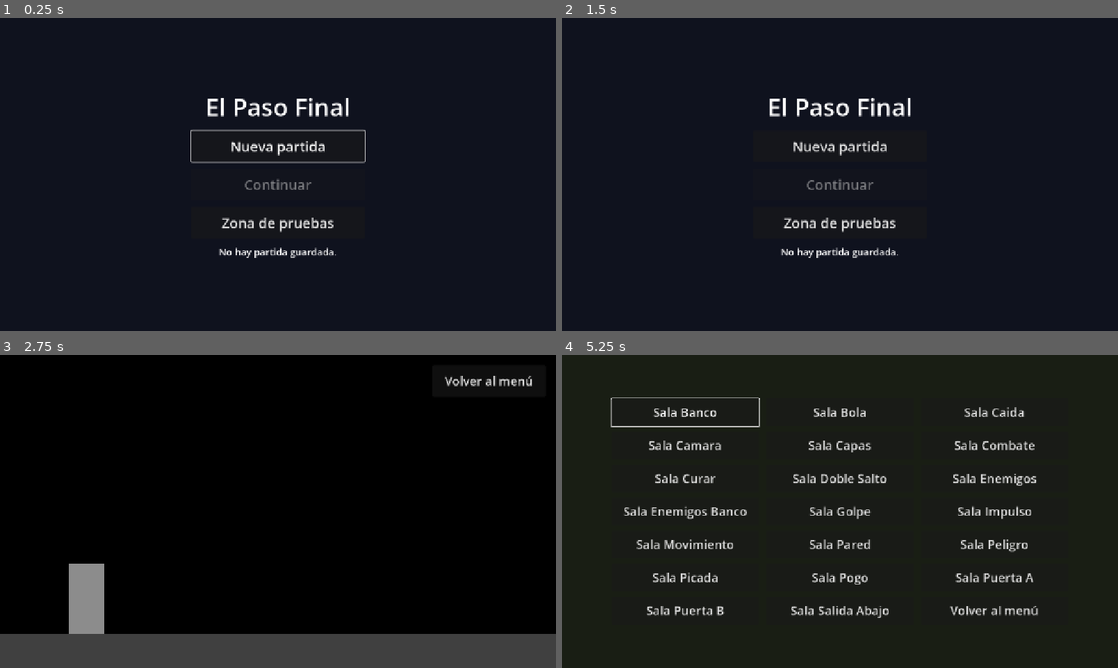
Above: before the commit, frames 1-4 (two rows, left to right).
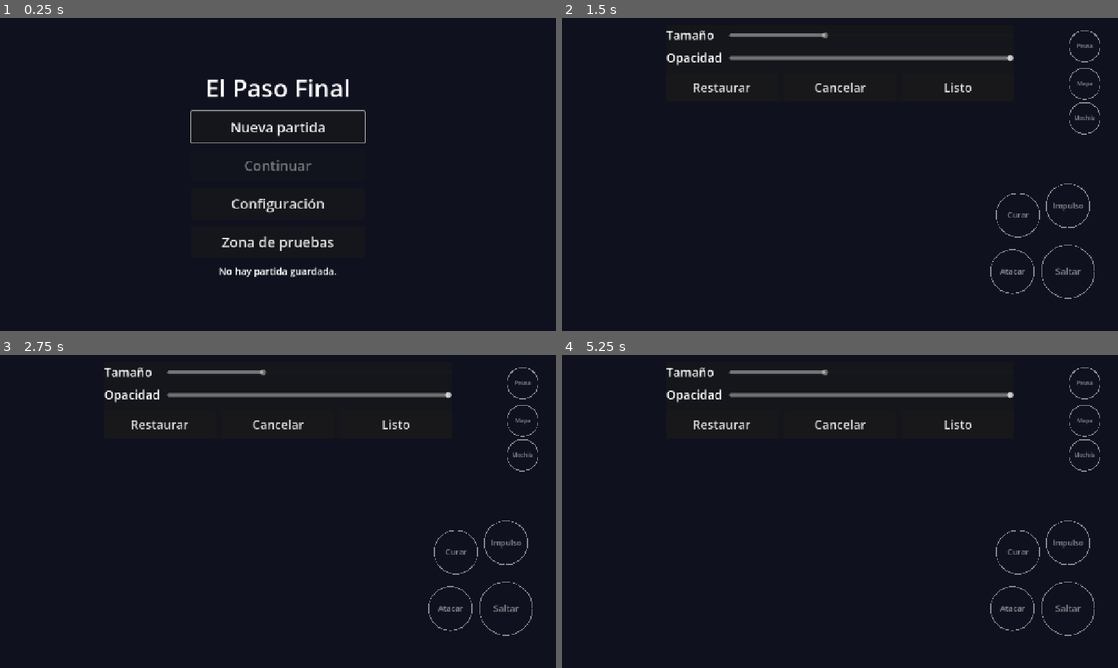
Above: after the commit, the same moments.

Repository: TheMike54/el-paso-final
Game: Godot game, scene res://nucleo/menu.tscn
The game is run twice, just before and just after one commit, with the same random seed, the same clock (stepped at 60 frames per second) and the same inputs.
Inputs (mouse positions are in pixels of both pictures, inside the frame that each line leads up to):
- Up to frame 1 (0.25 s): no input
- Up to frame 2 (1.5 s): click (840, 202) at 0.5 s, where only the run after the commit has a clickable "Configuración"; click (840, 174) at 1.25 s, where only the run after the commit has a clickable "Controles"
- Up to frame 3 (2.75 s): click (278, 483) at 2 s, where only the run before the commit has a clickable "Nueva partida"
- Up to frame 4 (5.25 s): click (1051, 380) at 2.75 s, where only the run before the commit has a clickable "Volver al menú"; click (723, 423) at 3.5 s, where only the run after the commit has a clickable "Restaurar"; click (745, 423) at 4.25 s, where only the run after the commit has a clickable "¿Restaurar? Toca otra vez"; click (840, 558) at 5 s, where only the run before the commit has a clickable "Zona de pruebas"

The runs differ from the first frame. In frame 1, 4.4% of the frame differs, in the area x 34-66%, y 19-83%; in frame 2, 4.3%; in frame 3, 98%, in the area x 0-100%, y 0-100%; in frame 4, 7.2%.

Commit message:
feat: add a settings section to the main menu with the touch button editor, and make back go up one level at a time

Diff:
--- /dev/null
+++ b/herramientas/salas/prueba_menu_configuracion.gd
@@ -0,0 +1,74 @@
+extends Node
+# Prueba de la navegacion de Configuracion en el menu principal: instancia el menu y recorre menu, panel y
+# editor de controles con Atras (la notificacion de Android) y con la accion pausa, que vuelven un nivel a
+# la vez. Comprueba tambien que Listo desde el menu guarda la disposicion, en un archivo de prueba. Deja
+# casos y fallos para menu_configuracion.guion. Imprime el resumen y los fallos.
+
+const ESCENA_MENU: PackedScene = preload("res://nucleo/menu.tscn")
+const RUTA_PRUEBA: String = "user://prueba_menu_configuracion.json"
+
+var casos: int = 0
+var fallos: int = 0
+
+
+func _ready() -> void:
+	# Primero la carga del archivo real: si llegara despues, dentro del editor, pisaria la disposicion por omision.
+	Ajustes.cargar_una_vez()
+	Ajustes.disposicion = DisposicionControles.por_omision()
+	var menu: Control = ESCENA_MENU.instantiate() as Control
+	add_child(menu)
+	var centro: Control = menu.get_node(^"Centro") as Control
+	var panel: Control = menu.get_node(^"PanelConfiguracion") as Control
+	var confirmar: Control = menu.get_node(^"Confirmar") as Control
+	_caso("al entrar, el panel de Configuracion esta oculto", centro.visible and not panel.visible)
+
+	(menu.get_node(^"Centro/Opciones/Configuracion") as Button).pressed.emit()
+	_caso("Configuracion abre su panel en lugar del menu", panel.visible and not centro.visible)
+	(menu.get_node(^"PanelConfiguracion/Opciones/Controles") as Button).pressed.emit()
+	var editor: EditorControles = menu.get("editor") as EditorControles
+	_caso("Controles abre el editor de botones", editor != null and ControlesTactiles.editando and not panel.visible)
+
+	menu.notification(NOTIFICATION_WM_GO_BACK_REQUEST)
+	await get_tree().process_frame
+	_caso("Atras con el editor abierto lo cancela y vuelve al panel", menu.get("editor") == null and panel.visible and not ControlesTactiles.editando)
+	_caso("y no pide salir", not confirmar.visible)
+
+	(menu.get_node(^"PanelConfiguracion/Opciones/Controles") as Button).pressed.emit()
+	Input.action_press(&"pausa")
+	await get_tree().physics_frame
+	await get_tree().physics_frame
+	Input.action_release(&"pausa")
+	await get_tree().process_frame
+	_caso("la accion pausa con el editor abierto tambien vuelve al panel", menu.get("editor") == null and panel.visible)
+	_caso("y tampoco pide salir", not confirmar.visible)
+
+	(menu.get_node(^"PanelConfiguracion/Opciones/Controles") as Button).pressed.emit()
+	editor = menu.get("editor") as EditorControles
+	editor.ruta_ajustes = RUTA_PRUEBA
+	editor.copia.colocar(0, editor.size / 2.0, editor.size, Rect2(Vector2.ZERO, editor.size), 0.0)
+	editor.listo()
+	await get_tree().process_frame
+	_caso("Listo desde el menu deja la disposicion nueva en Ajustes", not Ajustes.disposicion.igual_a(DisposicionControles.por_omision()))
+	_caso("y vuelve al panel", panel.visible and menu.get("editor") == null)
+
+	menu.notification(NOTIFICATION_WM_GO_BACK_REQUEST)
+	_caso("Atras en el panel vuelve al menu", centro.visible and not panel.visible and not confirmar.visible)
+	menu.notification(NOTIFICATION_WM_GO_BACK_REQUEST)
+	_caso("Atras en el menu pide salir", confirmar.visible)
+	menu.notification(NOTIFICATION_WM_GO_BACK_REQUEST)
+	_caso("Atras otra vez cancela la salida", not confirmar.visible and centro.visible)
+
+	(menu.get_node(^"Centro/Opciones/Configuracion") as Button).pressed.emit()
+	(menu.get_node(^"PanelConfiguracion/Opciones/Volver") as Button).pressed.emit()
+	_caso("Volver cierra el panel", centro.visible and not panel.visible)
+
+	DirAccess.remove_absolute(ProjectSettings.globalize_path(RUTA_PRUEBA))
+	Ajustes.disposicion = DisposicionControles.por_omision()
+	print("PRUEBAS menu_configuracion casos=%d fallos=%d" % [casos, fallos])
+
+
+func _caso(nombre: String, bien: bool) -> void:
+	casos += 1
+	if not bien:
+		fallos += 1
+		print("FALLO menu_configuracion: %s" % nombre)
--- /dev/null
+++ b/herramientas/salas/sala_menu_configuracion.tscn
@@ -0,0 +1,6 @@
+[gd_scene format=3]
+
+[ext_resource type="Script" path="res://herramientas/salas/prueba_menu_configuracion.gd" id="1_prueba"]
+
+[node name="SalaMenuConfiguracion" type="Node"]
+script = ExtResource("1_prueba")
--- a/herramientas/salas/zona_pruebas.gd
+++ b/herramientas/salas/zona_pruebas.gd
@@ -5,7 +5,7 @@
 const CARPETA: String = "res://herramientas/salas/"
 const MENU: String = "res://nucleo/menu.tscn"
 ## Escenas de la carpeta que no son salas para recorrer: esta y las pruebas sin jugador.
-const EXCLUIDAS: PackedStringArray = ["zona_pruebas.tscn", "sala_guardado.tscn", "sala_tactil.tscn", "sala_control.tscn", "sala_foco.tscn", "sala_aterrizaje.tscn", "sala_vista.tscn", "sala_controles_configurables.tscn"]
+const EXCLUIDAS: PackedStringArray = ["zona_pruebas.tscn", "sala_guardado.tscn", "sala_tactil.tscn", "sala_control.tscn", "sala_foco.tscn", "sala_aterrizaje.tscn", "sala_vista.tscn", "sala_controles_configurables.tscn", "sala_menu_configuracion.tscn"]
 
 # En cuadricula de tres columnas: en una sola columna las salas ya no caben en la pantalla.
 @onready var _lista: GridContainer = $Centro/Lista as GridContainer
--- a/nucleo/funciones.json
+++ b/nucleo/funciones.json
@@ -190,5 +190,11 @@
     "que": "Desde la pausa se puede mover cada boton tactil, cambiar su tamano y la opacidad de todos, restaurar los valores por omision y guardarlo en user://ajustes.json",
     "comprobacion": "herramientas/guiones/nucleo/controles_configurables.guion",
     "pasa": true
+  },
+  {
+    "id": "configuracion-menu",
+    "que": "El menu principal tiene Configuracion con Controles, que abre el mismo editor de botones que la pausa; Atras vuelve un nivel a la vez",
+    "comprobacion": "herramientas/guiones/nucleo/menu_configuracion.guion",
+    "pasa": true
   }
 ]
--- a/nucleo/menu.gd
+++ b/nucleo/menu.gd
@@ -2,14 +2,24 @@
 # Menu de desarrollo: Nueva partida, Continuar y, solo en depuracion y con las herramientas en
 # el paquete, la zona de pruebas. Dice el estado de la partida guardada (carga, sin partida,
 # danada u otra version) y pide confirmacion antes de cerrar la app con Atras o con pausa.
+# Configuracion abre un panel con Controles, que lleva al mismo editor de botones que la pausa;
+# Atras y pausa vuelven un nivel a la vez: del editor al panel, del panel al menu, y ahi piden salir.
 const ZONA_PRUEBAS: String = "res://herramientas/salas/zona_pruebas.tscn"
+const ESCENA_EDITOR: PackedScene = preload("res://nucleo/editor_controles.tscn")
 
 ## Sala donde empieza una partida nueva, y por ahora tambien la que se continua.
 @export_file("*.tscn") var sala_inicial: String = ""
 
+## El editor de controles, mientras esta abierto. Publico para que la prueba lo maneje.
+var editor: EditorControles = null
+
 @onready var _nueva: Button = $Centro/Opciones/NuevaPartida as Button
 @onready var _continuar: Button = $Centro/Opciones/Continuar as Button
 @onready var _zona: Button = $Centro/Opciones/ZonaPruebas as Button
+@onready var _configuracion: Button = $Centro/Opciones/Configuracion as Button
+@onready var _panel_configuracion: Control = $PanelConfiguracion as Control
+@onready var _controles: Button = $PanelConfiguracion/Opciones/Controles as Button
+@onready var _volver: Button = $PanelConfiguracion/Opciones/Volver as Button
 @onready var _estado: Label = $Centro/Opciones/Estado as Label
 @onready var _confirmar: Control = $Confirmar as Control
 @onready var _centro: Control = $Centro as Control
@@ -25,6 +35,10 @@
 	_nueva.pressed.connect(_nueva_partida.bind(sala_inicial))
 	_continuar.pressed.connect(_continuar_partida)
 	_zona.pressed.connect(_nueva_partida.bind(ZONA_PRUEBAS))
+	_configuracion.pressed.connect(abrir_configuracion)
+	_controles.pressed.connect(abrir_editor)
+	_volver.pressed.connect(cerrar_configuracion)
+	_panel_configuracion.visible = false
 	_si.pressed.connect(get_tree().quit)
 	_no.pressed.connect(_cancelar_salida)
 	_estado.text = "Cargando partida…"
@@ -63,12 +77,49 @@
 
 func _physics_process(_delta: float) -> void:
 	if Input.is_action_just_pressed(&"pausa"):
-		_pedir_salida()
+		atras()
 
 
 func _notification(que: int) -> void:
 	if que == NOTIFICATION_WM_GO_BACK_REQUEST:
+		atras()
+
+
+## Un nivel hacia atras: el editor se cancela, el panel vuelve al menu y el menu pide salir.
+func atras() -> void:
+	if editor != null:
+		editor.cancelar()
+	elif _panel_configuracion.visible:
+		cerrar_configuracion()
+	else:
 		_pedir_salida()
+
+
+func abrir_configuracion() -> void:
+	_centro.visible = false
+	_panel_configuracion.visible = true
+	_controles.grab_focus()
+
+
+func cerrar_configuracion() -> void:
+	_panel_configuracion.visible = false
+	_centro.visible = true
+	_configuracion.grab_focus()
+
+
+## El mismo editor que abre la pausa, sobre el fondo del menu; al cerrarlo vuelve el panel.
+func abrir_editor() -> void:
+	var capa: CanvasLayer = ESCENA_EDITOR.instantiate() as CanvasLayer
+	add_child(capa)
+	editor = capa.get_node(^"Lienzo") as EditorControles
+	editor.cerrado.connect(_al_cerrar_editor)
+	_panel_configuracion.visible = false
+
+
+func _al_cerrar_editor() -> void:
+	editor = null
+	_panel_configuracion.visible = true
+	_controles.grab_focus()
 
 
 func _pedir_salida() -> void:
--- a/nucleo/menu.tscn
+++ b/nucleo/menu.tscn
@@ -52,6 +52,12 @@
 theme_override_font_sizes/font_size = 32
 text = "Continuar"
 
+[node name="Configuracion" type="Button" parent="Centro/Opciones"]
+custom_minimum_size = Vector2(400, 72)
+layout_mode = 2
+theme_override_font_sizes/font_size = 32
+text = "Configuración"
+
 [node name="ZonaPruebas" type="Button" parent="Centro/Opciones"]
 custom_minimum_size = Vector2(400, 72)
 layout_mode = 2
@@ -64,6 +70,37 @@
 theme_override_font_sizes/font_size = 22
 horizontal_alignment = 1
 autowrap_mode = 3
+
+[node name="PanelConfiguracion" type="CenterContainer" parent="."]
+visible = false
+layout_mode = 1
+anchors_preset = 15
+anchor_right = 1.0
+anchor_bottom = 1.0
+grow_horizontal = 2
+grow_vertical = 2
+
+[node name="Opciones" type="VBoxContainer" parent="PanelConfiguracion"]
+layout_mode = 2
+theme_override_constants/separation = 16
+
+[node name="Titulo" type="Label" parent="PanelConfiguracion/Opciones"]
+layout_mode = 2
+theme_override_font_sizes/font_size = 48
+text = "Configuración"
+horizontal_alignment = 1
+
+[node name="Controles" type="Button" parent="PanelConfiguracion/Opciones"]
+custom_minimum_size = Vector2(400, 72)
+layout_mode = 2
+theme_override_font_sizes/font_size = 32
+text = "Controles"
+
+[node name="Volver" type="Button" parent="PanelConfiguracion/Opciones"]
+custom_minimum_size = Vector2(400, 72)
+layout_mode = 2
+theme_override_font_sizes/font_size = 32
+text = "Volver"
 
 [node name="Confirmar" type="ColorRect" parent="."]
 layout_mode = 1
Not shown, added: herramientas/salas/prueba_menu_configuracion.gd.uid
Not shown, changed: ESTADO.md
Not shown, changed: docs/contrato.md
Not shown, changed: docs/pruebas.md
Not shown, added: herramientas/guiones/nucleo/menu_configuracion.esperado
Not shown, added: herramientas/guiones/nucleo/menu_configuracion.guion
Not shown, added: planes/cerrados/nucleo-configuracion-menu.md
